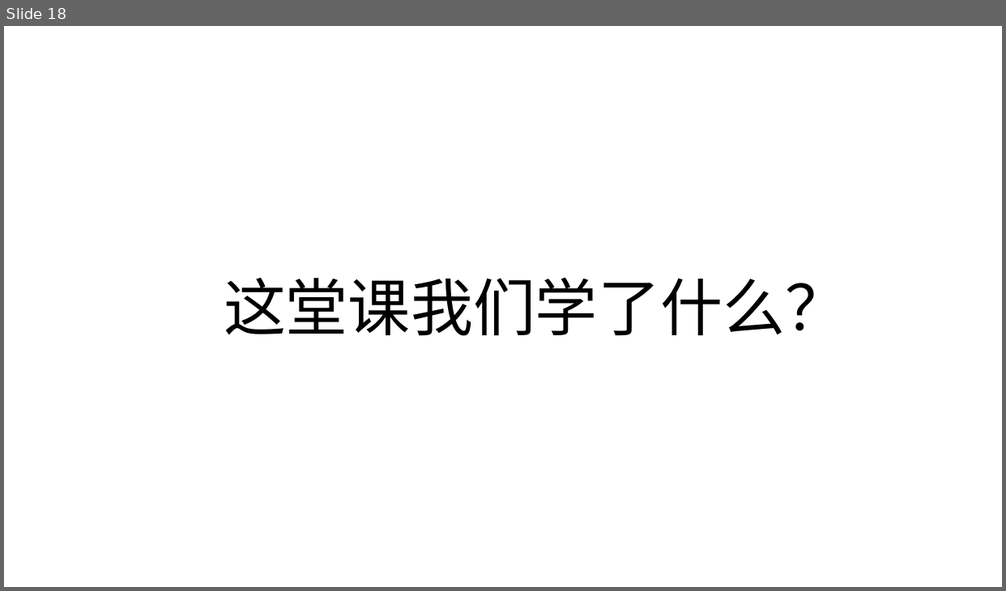
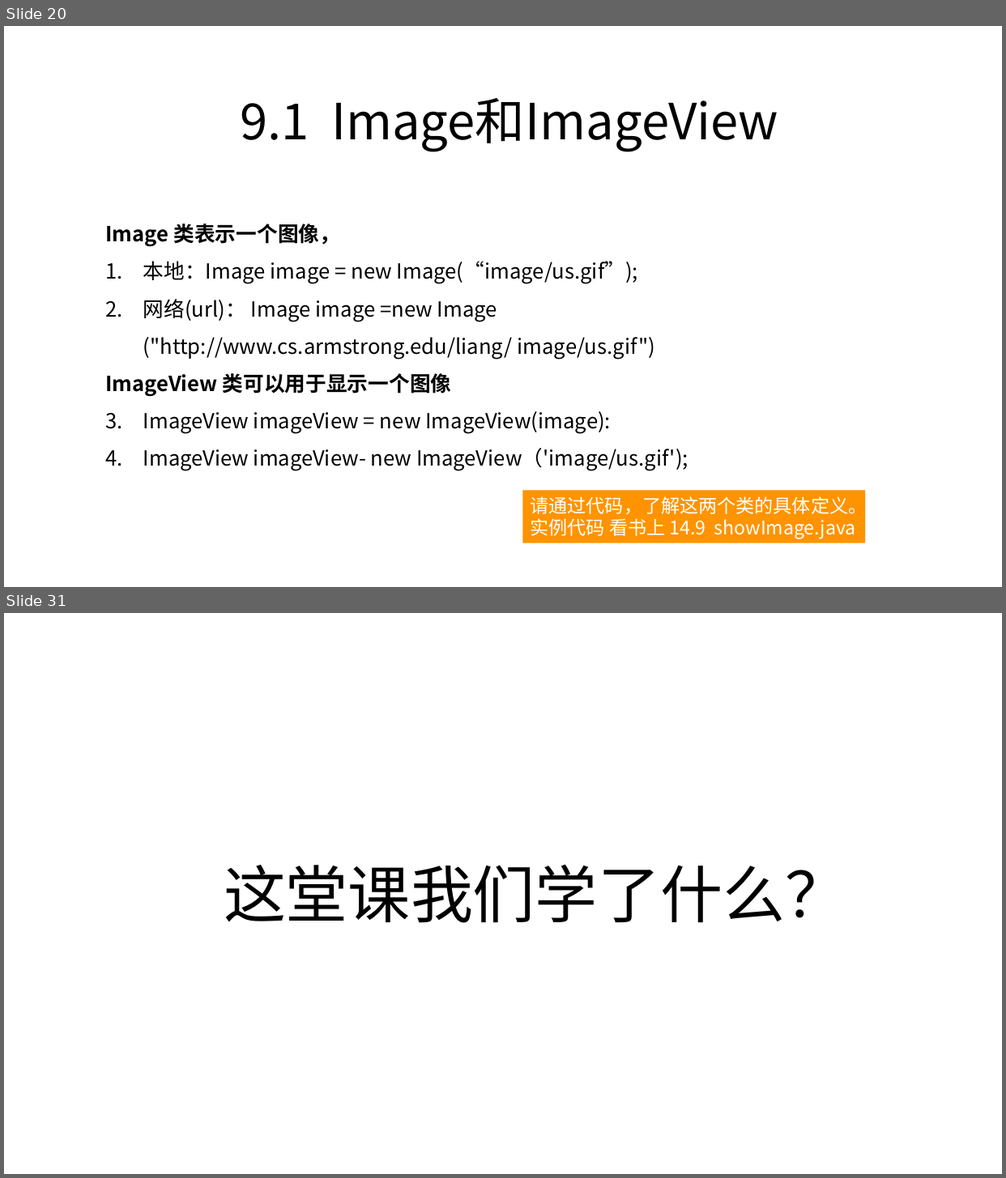
Before and after one commit to zjyesir/hmc_java_1, a slide deck: ppt/19. 图形化编程.pptx. Shown one above the other, each under a label of ours: slide 18 before the commit, slides 20 and 31 after it; the slides between them are not shown. The pictures are 1006x591 and 1006x1178 pixels, drawn with LibreOffice and Linux fonts; fonts in the diff are those of the drawing; background and template pictures are left out. Boxes give left, top, right and bottom in pixels: in the first picture for what was removed or moved away, otherwise in the second. Text is boxed around its words. In the diff, an @@ line names an element or a change of style, - is before the commit and + after.

Commit message:
JavaFx图形化界面 ppt

```diff
--- a/ppt/19. 图形化编程.pptx
+++ b/ppt/19. 图形化编程.pptx
@@ slide 20 added at box(4, 26, 1002, 587), background picture (left out) @@
@@ text added at box(240, 98, 778, 152), 48 pt, text #000000 @@
+9.1 Image和ImageView
@@ text added at box(106, 224, 688, 472), 20 pt, text #000000 @@
+Image 类表示一个图像，
+1. 本地：Image image = new Image(“image/us.gif”);
+2. 网络(url)： Image image =new Image ("http://www.cs.armstrong.edu/liang/ image/us.gif")
+ImageView 类可以用于显示一个图像
+1. ImageView imageView = new ImageView(image):
+2. ImageView imageView- new ImageView（'image/us.gif');
@@ rectangle added at box(522, 491, 866, 544), fill #FF9300, 18 pt, text #FFFFFF @@
+请通过代码，了解这两个类的具体定义。实例代码 看书上 14.9 showImage.java
@@ what was slide 18 is now slide 31 @@
```
Also in this commit, not shown: 7 slides changed, 16 other slides added, 4 slides removed, 2 other files.
